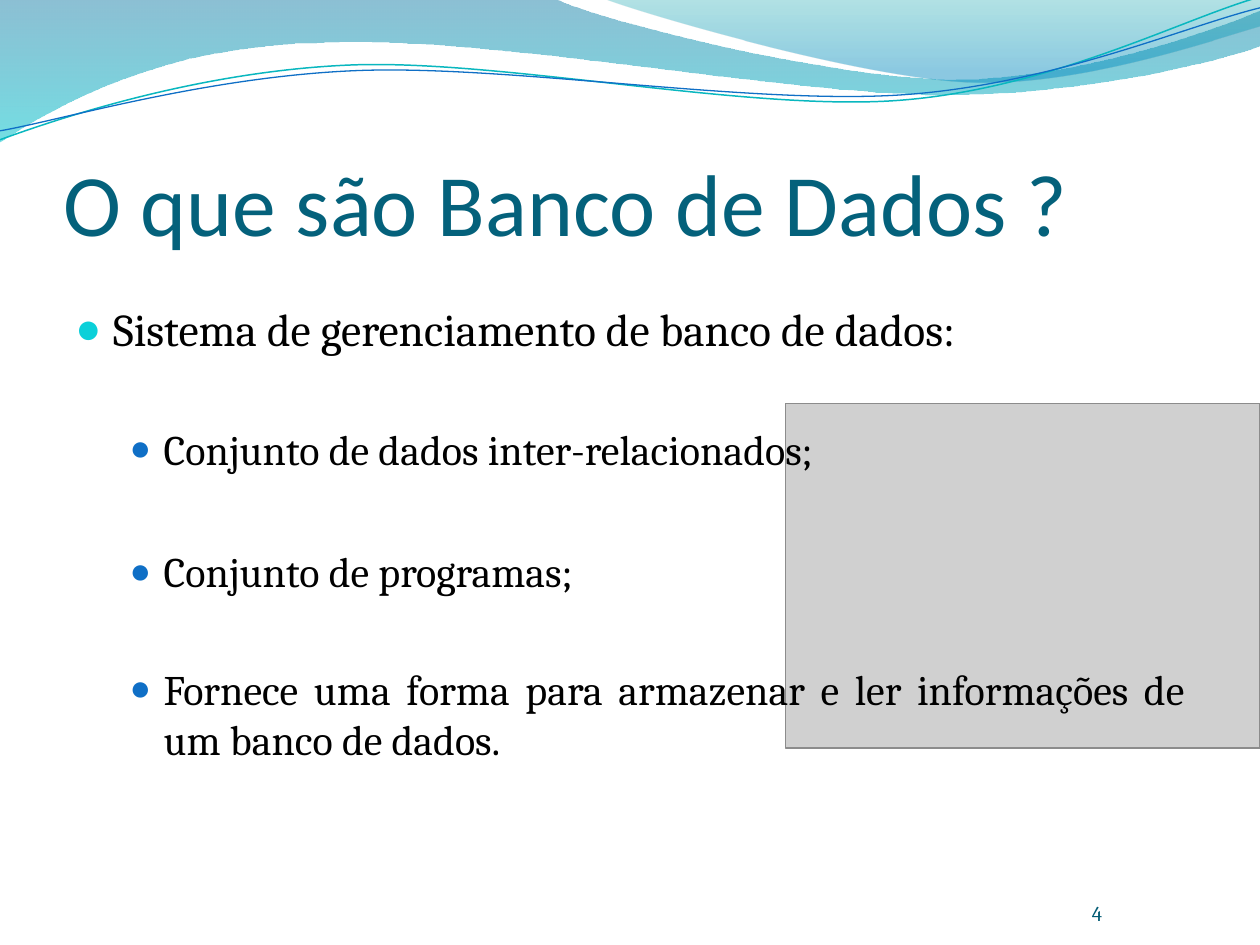
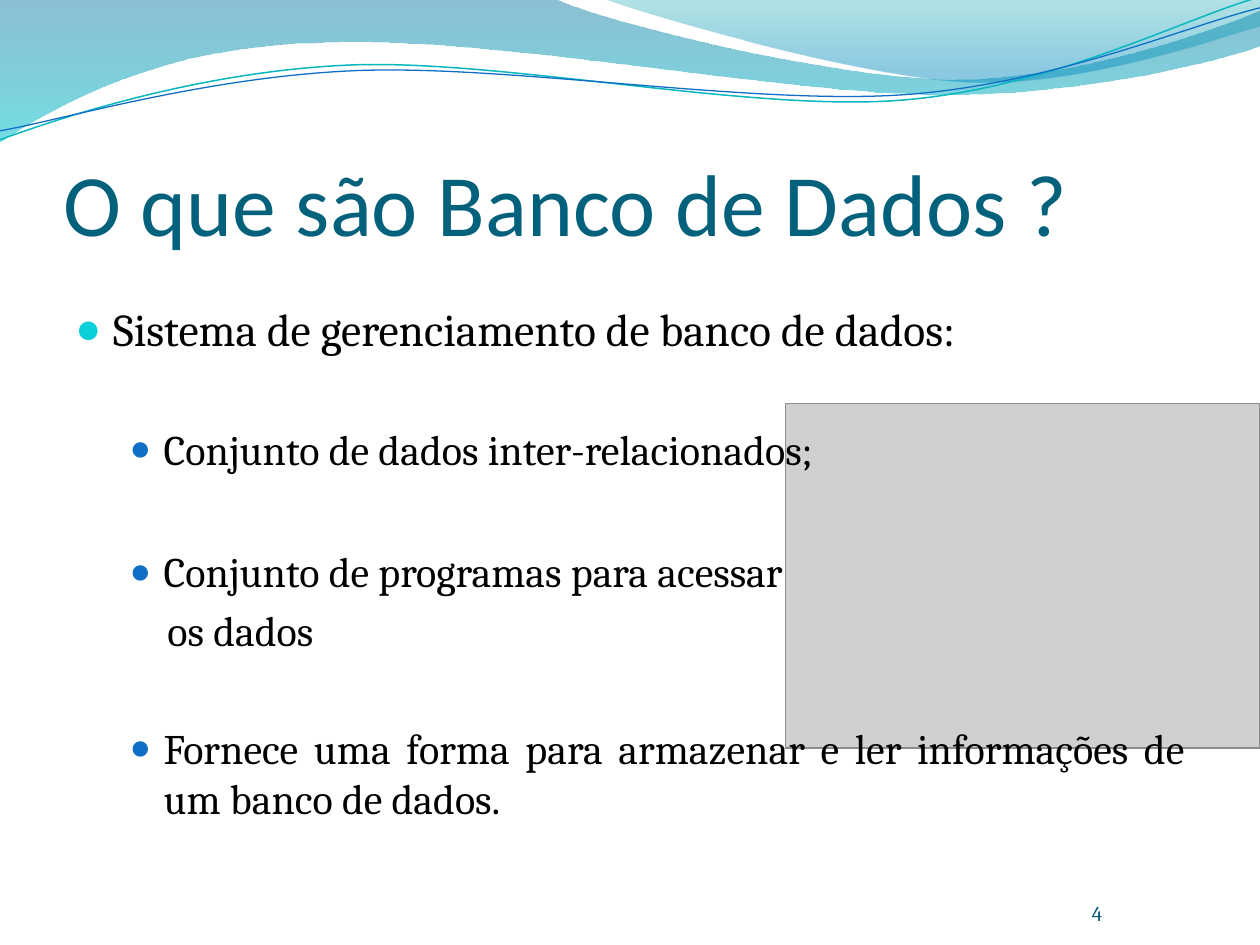
Before and after one commit to leonardopordeus/BD, a slide deck: slide 4 of Aula01.pptx. Drawn at 1260x945 pixels with LibreOffice and Linux fonts; fonts in the diff are those of the drawing; grey boxes stand for pictures; background and template pictures are left out. Boxes give left, top, right and bottom in pixels: in the first picture for what was removed or moved away, otherwise in the second. Text is boxed around its words. In the diff, an @@ line names an element or a change of style, - is before the commit and + after.

```diff
--- a/Aula01.pptx
+++ b/Aula01.pptx
@@ text at box(164, 557, 782, 647): text changed @@
-  ● Conjunto de programas;
+  ● Conjunto de programas para acessar
+    os dados
```
Also in this commit, not shown: 6 other slides changed, 1 slide added, 2 other files.
